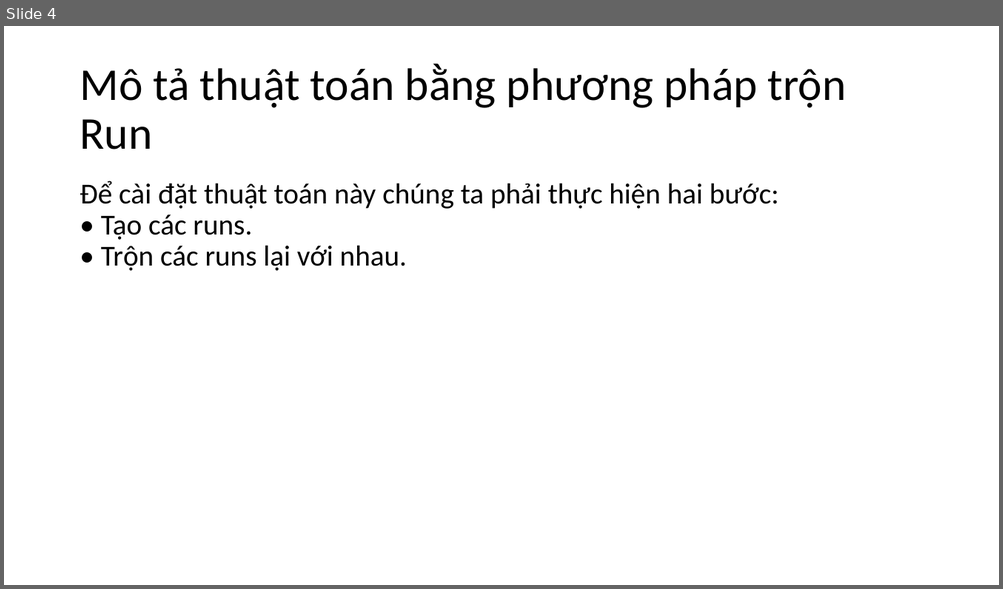
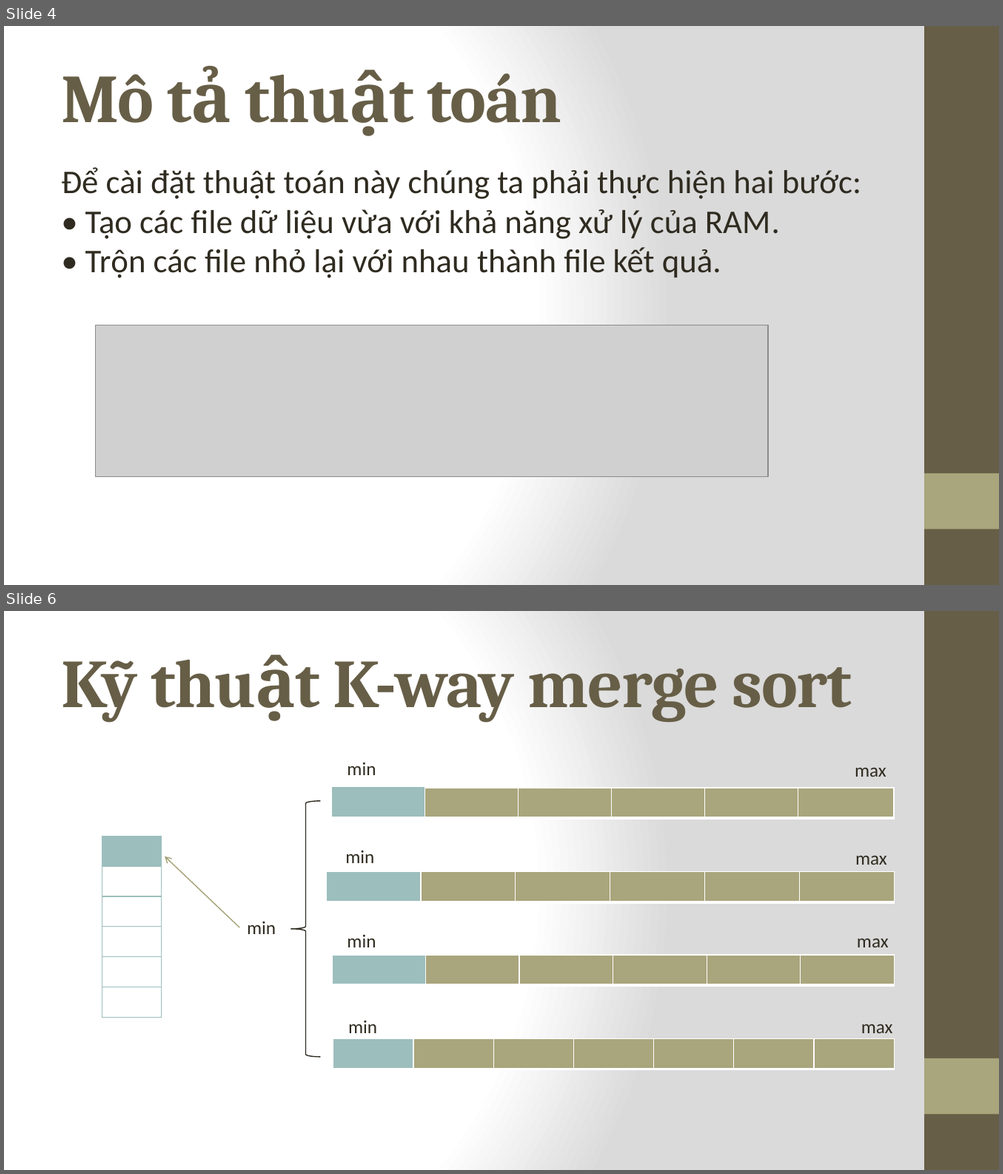
Before and after one commit to unicorn-vn/cs523-o11-team-12, a slide deck: slide/Sắp xếp ngoại (External Sort).pptx. Shown one above the other, each under a label of ours: slide 4 before the commit, slides 4 and 6 after it; the slides between them are not shown. The pictures are 1003x589 and 1003x1174 pixels, drawn with LibreOffice and Linux fonts; fonts in the diff are those of the drawing; grey boxes stand for pictures. Boxes give left, top, right and bottom in pixels: in the first picture for what was removed or moved away, otherwise in the second. Text is boxed around its words. In the diff, an @@ line names an element or a change of style, - is before the commit and + after.

```diff
--- a/slide/Sắp xếp ngoại (External Sort).pptx
+++ b/slide/Sắp xếp ngoại (External Sort).pptx
@@ slide 6 added at <box>4,611,999,1170</box>, background gradient #FFFFFF to #DADADA; not listed: 2 template elements that a slide beside it also shows @@
@@ title added at <box>61,661,851,721</box>, 66 pt, text #675E47, bold @@
+Kỹ thuật K-way merge sort
@@ text added at <box>347,762,375,775</box>, 18 pt, text #2F2B20 @@
+min
@@ table added at <box>332,788,894,818</box>, 1 rows, 6 columns @@
+ |  |  |  |  | 
@@ text added at <box>854,768,886,777</box>, 18 pt, text #2F2B20 @@
+max
@@ left brace added at <box>291,801,320,1057</box>, outline #2E2A1F 1 pt @@
@@ table added at <box>102,836,162,1017</box>, 6 rows, 1 columns @@
+
+
+
+
+
+
@@ text added at <box>345,850,374,863</box>, 18 pt, text #2F2B20 @@
+min
@@ arrow added from (240, 928) to (165, 857), #A6A278 1 pt @@
@@ table added at <box>327,872,895,902</box>, 1 rows, 6 columns @@
+ |  |  |  |  | 
@@ text added at <box>855,856,887,865</box>, 18 pt, text #2F2B20 @@
+max
@@ text added at <box>247,921,276,934</box>, 18 pt, text #2F2B20 @@
+min
@@ text added at <box>347,934,375,948</box>, 18 pt, text #2F2B20 @@
+min
@@ text added at <box>856,939,888,948</box>, 18 pt, text #2F2B20 @@
+max
@@ table added at <box>333,955,896,985</box>, 1 rows, 6 columns @@
+ |  |  |  |  | 
@@ text added at <box>348,1020,377,1034</box>, 18 pt, text #2F2B20 @@
+min
@@ text added at <box>861,1025,893,1034</box>, 18 pt, text #2F2B20 @@
+max
@@ table added at <box>333,1039,892,1070</box>, 1 rows, 7 columns @@
+ |  |  |  |  |  | 
@@ slide 4 changed as well @@
@@ background #FFFFFF to gradient #FFFFFF to #DADADA @@
@@ rectangle added at <box>924,26,999,585</box>, fill #675E47 @@
@@ title at <box>61,74,345,199</box>: text changed; size 44 to 66 pt; font Calibri to Cambria; text colour #000000 to #675E47; bold on @@
-Mô tả thuật toán bằng phương pháp trộn Run
+Mô tả thuật toán
@@ text at <box>61,167,861,278</box>: text changed; size 28 to 32 pt; text colour #000000 to #2F2B20 @@
-Để cài đặt thuật toán này chúng ta phải thực hiện hai bước:
-• Tạo các runs.
-• Trộn các runs lại với nhau.
+Để cài đặt thuật toán này chúng ta phải thực hiện hai bước:
+• Tạo các file dữ liệu vừa với khả năng xử lý của RAM.
+• Trộn các file nhỏ lại với nhau thành file kết quả.
@@ picture added at <box>96,325,768,477</box> @@
@@ rectangle added at <box>924,474,999,530</box>, fill #A9A57C @@
```
Also in this commit, not shown: 7 other slides changed, 3 other slides added, 2 slides removed.
